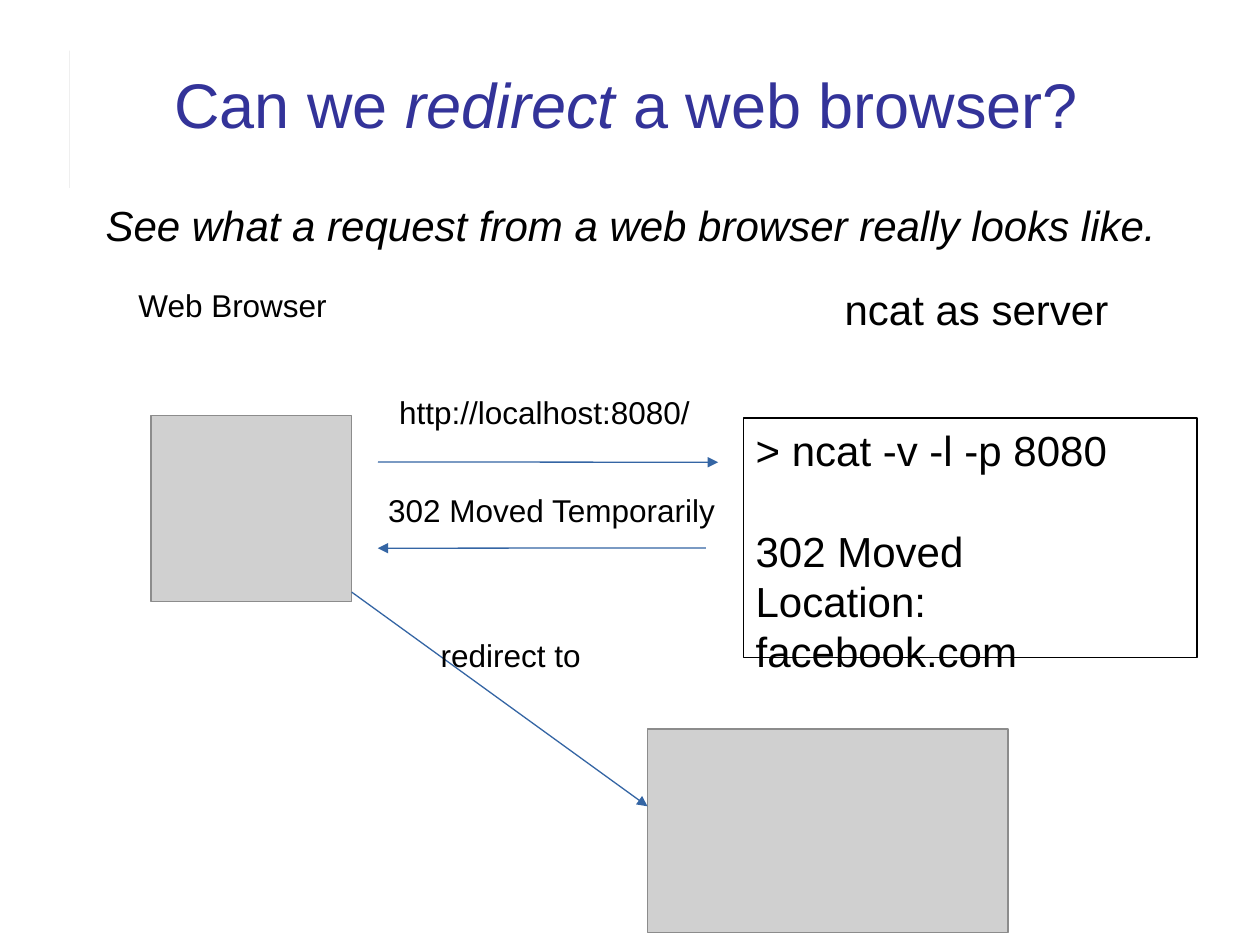
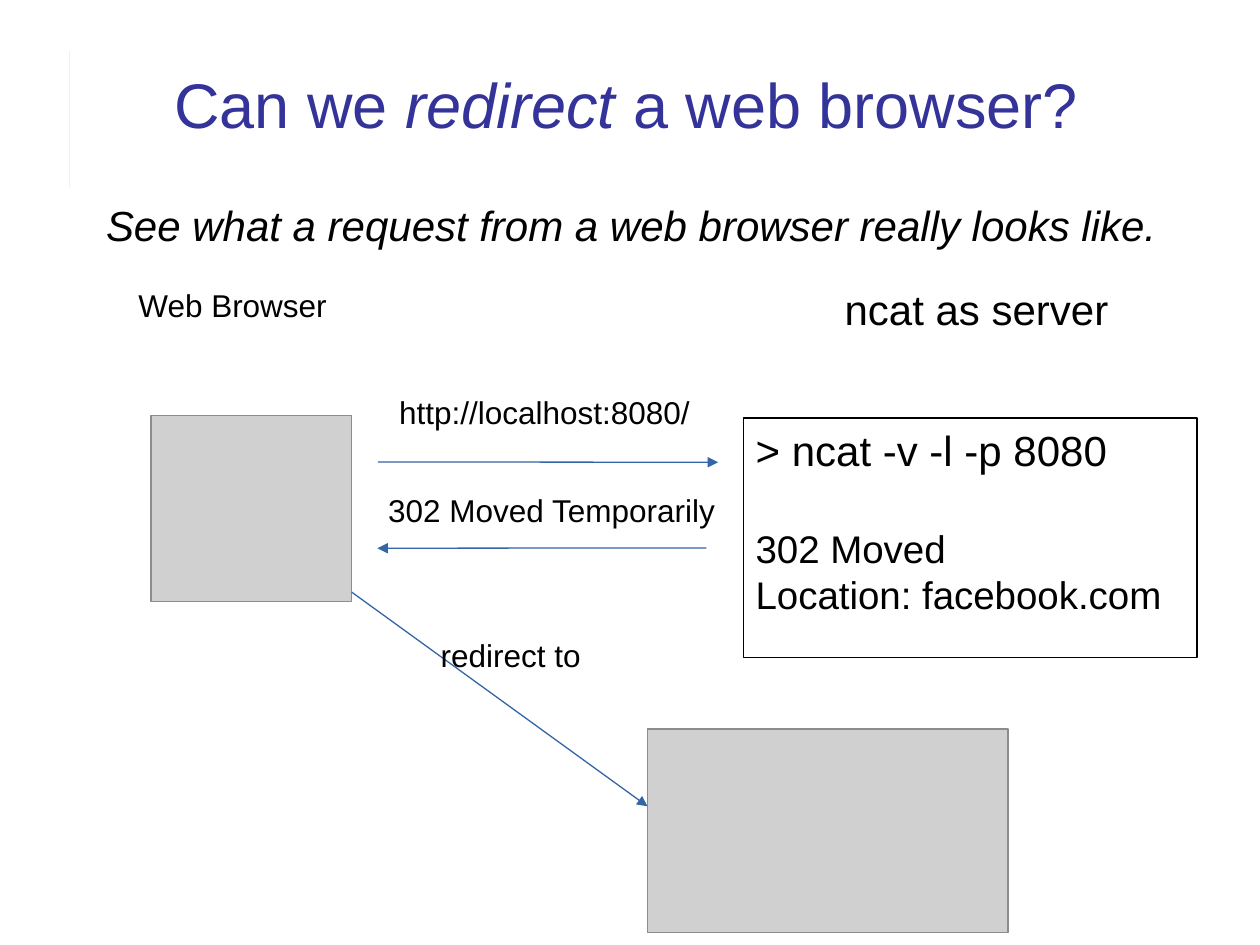
Before and after one commit to cpske/ISP, a slide deck: slide 20 of web/HTTP-in-Action.ppt (slide 14 before the commit). Drawn at 1260x945 pixels with LibreOffice and Linux fonts; fonts in the diff are those of the drawing; grey boxes stand for pictures. Boxes give left, top, right and bottom in pixels: in the first picture for what was removed or moved away, otherwise in the second. Text is boxed around its words. In the diff, an @@ line names an element or a change of style, - is before the commit and + after.

```diff
--- a/web/HTTP-in-Action.ppt
+++ b/web/HTTP-in-Action.ppt
@@ rectangle "> ncat -v -l -p ..." at (743, 418, 1197, 658): size 24 to 22 pt in "302 Moved", "Location: facebook.com" @@
```
Also in this commit, not shown: 13 other slides changed, 6 slides added, 3 other files.
